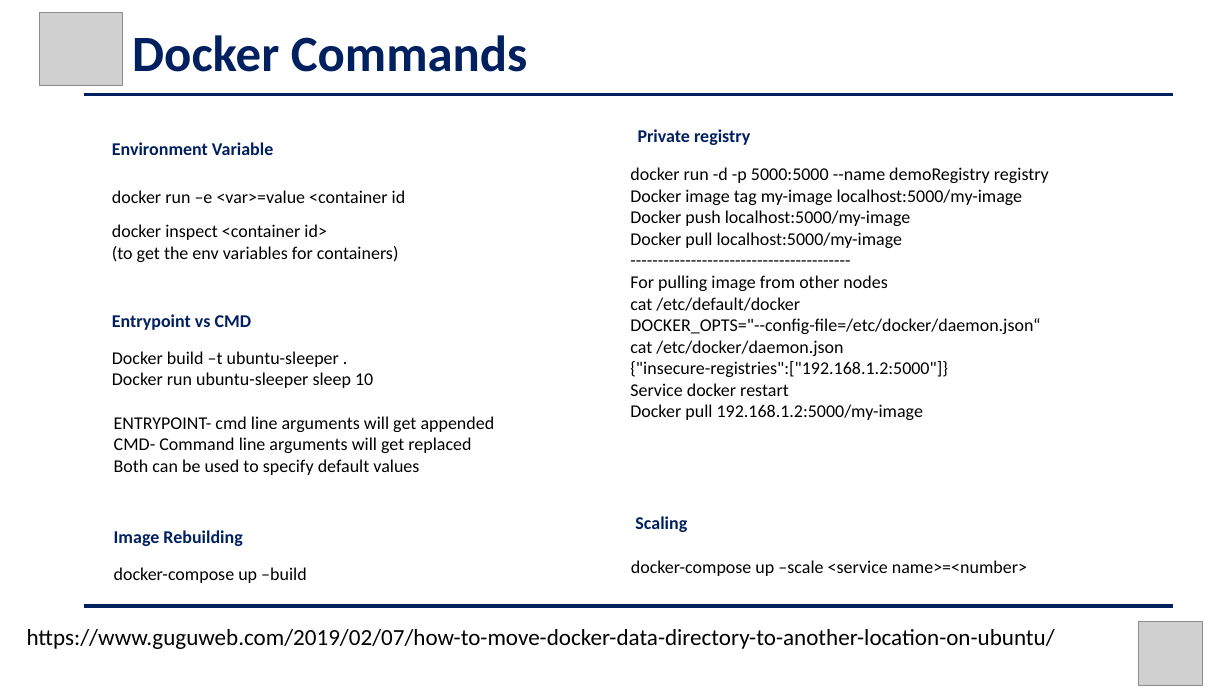
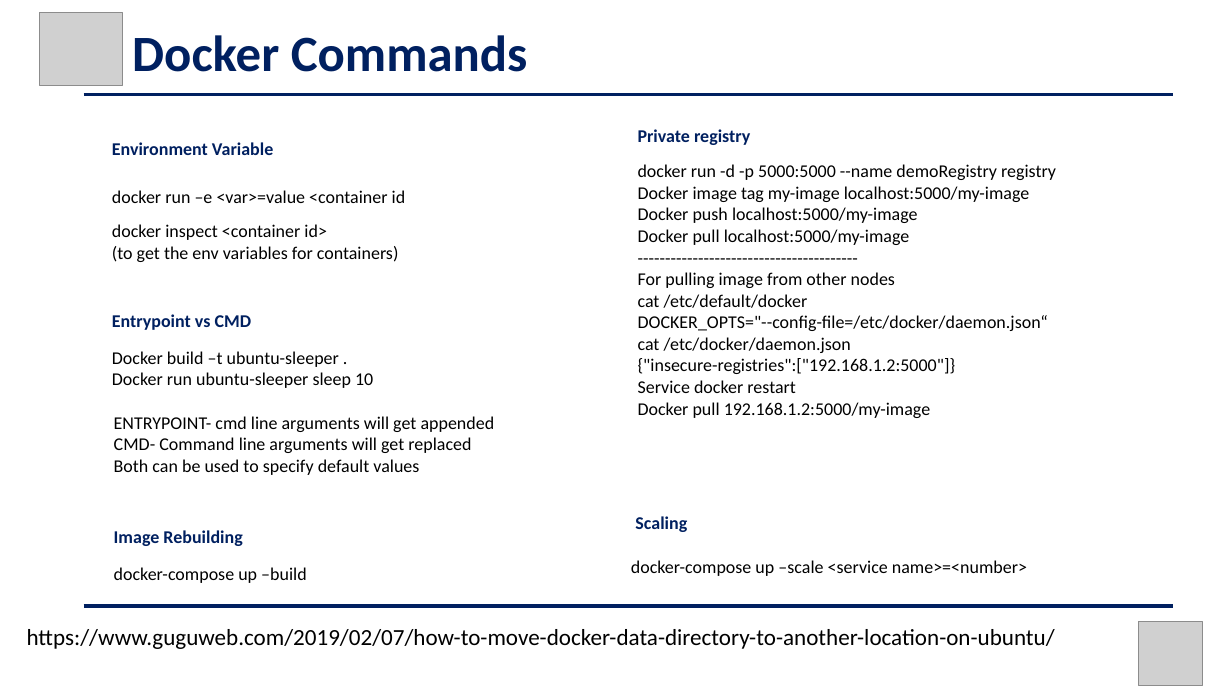
Before and after one commit to phanindravedula/Contents, a slide deck: slide 19 of On-Premise/Docker.pptx. Drawn at 1232x693 pixels with LibreOffice and Linux fonts; fonts in the diff are those of the drawing; grey boxes stand for pictures. Boxes give left, top, right and bottom in pixels: in the first picture for what was removed or moved away, otherwise in the second. Text is boxed around its words. In the diff, an @@ line names an element or a change of style, - is before the commit and + after.

Commit message:
demo Contents updated

```diff
--- a/On-Premise/Docker.pptx
+++ b/On-Premise/Docker.pptx
@@ text "docker run -d -p 5000:5000 ...": place and size @@
-text "docker run -d -p 5000:5000 ..." at [630,167,1049,420]
+text "docker run -d -p 5000:5000 ..." at [638,164,1056,418]
```
Also in this commit, not shown: 1 other slide changed, 8 other files.
